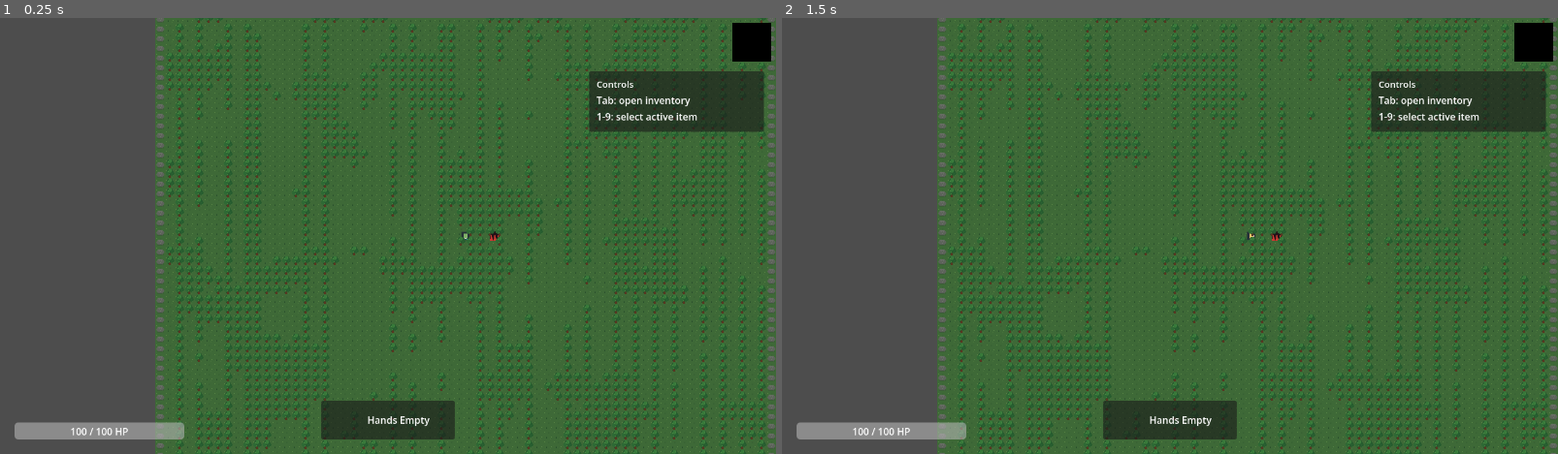
Above: before the commit, frames 1-2 (left to right).
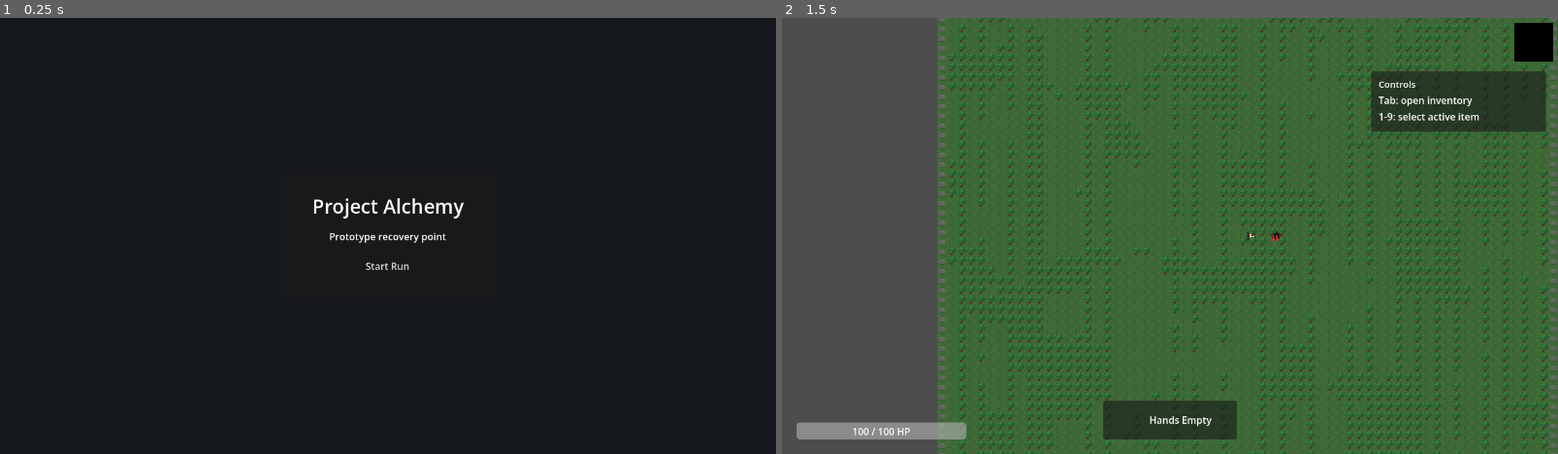
Above: after the commit, the same moments.

Repository: Maddiplomat/Project-alchemy
Game: Godot game, scene res://scenes/MainMenu.tscn
The game is run twice, just before and just after one commit, with the same random seed, the same clock (stepped at 60 frames per second) and the same inputs. Before the commit the project starts from res://scenes/World.tscn.
Inputs (mouse positions are in pixels of both pictures, inside the frame that each line leads up to):
- Up to frame 1 (0.25 s): no input
- Up to frame 2 (1.5 s): click (1170, 266) at 0.5 s, where only the run after the commit has a clickable "Start Run"; tap Enter at 1.25 s; move the mouse to (1340, 214) at 1.27 s; hold D (move_right) from 1.28 s (still down); hold E (interact) from 1.28 s (still down); click (1340, 214) at 1.42 s

The runs differ from the first frame. In frame 1, 100% of the frame differs, in the area x 0-100%, y 0-100%; in frame 2, nothing differs.

Commit message:
Add death screen and respawn flow

Diff:
--- a/project.godot
+++ b/project.godot
@@ -11,7 +11,7 @@
 [application]
 
 config/name="Project Alchemy"
-run/main_scene="res://scenes/World.tscn"
+run/main_scene="res://scenes/MainMenu.tscn"
 config/features=PackedStringArray("4.6", "Mobile")
 config/icon="res://icon.svg"
 
--- /dev/null
+++ b/scenes/MainMenu.tscn
@@ -0,0 +1,63 @@
+[gd_scene load_steps=2 format=3]
+
+[ext_resource type="Script" path="res://scripts/MainMenu.gd" id="1_main"]
+
+[node name="MainMenu" type="Control"]
+layout_mode = 3
+anchors_preset = 15
+anchor_right = 1.0
+anchor_bottom = 1.0
+grow_horizontal = 2
+grow_vertical = 2
+script = ExtResource("1_main")
+
+[node name="Background" type="ColorRect" parent="."]
+layout_mode = 1
+anchors_preset = 15
+anchor_right = 1.0
+anchor_bottom = 1.0
+grow_horizontal = 2
+grow_vertical = 2
+color = Color(0.0784314, 0.0941176, 0.113725, 1)
+
+[node name="CenterContainer" type="CenterContainer" parent="."]
+layout_mode = 1
+anchors_preset = 15
+anchor_right = 1.0
+anchor_bottom = 1.0
+grow_horizontal = 2
+grow_vertical = 2
+
+[node name="Panel" type="Panel" parent="CenterContainer"]
+custom_minimum_size = Vector2(360, 220)
+layout_mode = 2
+
+[node name="VBoxContainer" type="VBoxContainer" parent="CenterContainer/Panel"]
+layout_mode = 1
+anchors_preset = 8
+anchor_left = 0.5
+anchor_top = 0.5
+anchor_right = 0.5
+anchor_bottom = 0.5
+offset_left = -128.0
+offset_top = -76.0
+offset_right = 128.0
+offset_bottom = 76.0
+theme_override_constants/separation = 16
+alignment = 1
+
+[node name="Title" type="Label" parent="CenterContainer/Panel/VBoxContainer"]
+layout_mode = 2
+theme_override_font_sizes/font_size = 32
+text = "Project Alchemy"
+horizontal_alignment = 1
+
+[node name="Subtitle" type="Label" parent="CenterContainer/Panel/VBoxContainer"]
+layout_mode = 2
+text = "Prototype recovery point"
+horizontal_alignment = 1
+
+[node name="StartButton" type="Button" parent="CenterContainer/Panel/VBoxContainer"]
+custom_minimum_size = Vector2(0, 44)
+layout_mode = 2
+text = "Start Run"
--- a/scenes/UI/HUD.tscn
+++ b/scenes/UI/HUD.tscn
@@ -91,3 +91,78 @@
 size_flags_vertical = 4
 vertical_alignment = 1
 text = "Hands Empty"
+
+[node name="DeathOverlay" type="Panel" parent="."]
+visible = false
+modulate = Color(1, 1, 1, 0)
+anchors_preset = 15
+anchor_right = 1.0
+anchor_bottom = 1.0
+offset_left = 0.0
+offset_top = 0.0
+offset_right = 0.0
+offset_bottom = 0.0
+mouse_filter = 1
+z_index = 30
+
+[node name="OverlayTint" type="ColorRect" parent="DeathOverlay"]
+layout_mode = 1
+anchors_preset = 15
+anchor_right = 1.0
+anchor_bottom = 1.0
+offset_left = 0.0
+offset_top = 0.0
+offset_right = 0.0
+offset_bottom = 0.0
+mouse_filter = 2
+color = Color(0.05, 0.03, 0.04, 0.84)
+
+[node name="CenterContainer" type="CenterContainer" parent="DeathOverlay"]
+layout_mode = 1
+anchors_preset = 15
+anchor_right = 1.0
+anchor_bottom = 1.0
+offset_left = 0.0
+offset_top = 0.0
+offset_right = 0.0
+offset_bottom = 0.0
+
+[node name="DialogPanel" type="Panel" parent="DeathOverlay/CenterContainer"]
+custom_minimum_size = Vector2(320, 220)
+layout_mode = 2
+
+[node name="VBoxContainer" type="VBoxContainer" parent="DeathOverlay/CenterContainer/DialogPanel"]
+layout_mode = 1
+anchors_preset = 8
+anchor_left = 0.5
+anchor_top = 0.5
+anchor_right = 0.5
+anchor_bottom = 0.5
+offset_left = -108.0
+offset_top = -74.0
+offset_right = 108.0
+offset_bottom = 74.0
+theme_override_constants/separation = 14
+alignment = 1
+
+[node name="Title" type="Label" parent="DeathOverlay/CenterContainer/DialogPanel/VBoxContainer"]
+layout_mode = 2
+theme_override_font_sizes/font_size = 30
+text = "You died"
+horizontal_alignment = 1
+
+[node name="Body" type="Label" parent="DeathOverlay/CenterContainer/DialogPanel/VBoxContainer"]
+layout_mode = 2
+text = "Failure state is live. Reset before the chemistry chain gets meaner."
+horizontal_alignment = 1
+autowrap_mode = 3
+
+[node name="RetryButton" type="Button" parent="DeathOverlay/CenterContainer/DialogPanel/VBoxContainer"]
+custom_minimum_size = Vector2(0, 42)
+layout_mode = 2
+text = "Retry"
+
+[node name="QuitButton" type="Button" parent="DeathOverlay/CenterContainer/DialogPanel/VBoxContainer"]
+custom_minimum_size = Vector2(0, 42)
+layout_mode = 2
+text = "Quit"
--- a/scripts/HUD.gd
+++ b/scripts/HUD.gd
@@ -1,26 +1,38 @@
 extends CanvasLayer
+
+const WORLD_SCENE_PATH := "res://scenes/World.tscn"
+const MAIN_MENU_SCENE_PATH := "res://scenes/MainMenu.tscn"
+const DEATH_OVERLAY_FADE_SECONDS := 1.0
 
 @onready var health_bar: ProgressBar = $HealthBar
 @onready var health_label: Label = $HealthBar/HealthLabel
 @onready var held_item_icon: TextureRect = $HeldItemContainer/HBoxContainer/ActiveItemIcon
 @onready var held_item_label: Label = $HeldItemContainer/HBoxContainer/ActiveItemLabel
 @onready var carry_vignette: ColorRect = $CarryVignette
+@onready var death_overlay: Panel = $DeathOverlay
+@onready var retry_button: Button = $DeathOverlay/CenterContainer/DialogPanel/VBoxContainer/RetryButton
+@onready var quit_button: Button = $DeathOverlay/CenterContainer/DialogPanel/VBoxContainer/QuitButton
 
 const CARRY_VIGNETTE_MAX_ALPHA := 0.35
 const CARRY_VIGNETTE_START_RATIO := 0.9
 const CARRY_VIGNETTE_END_RATIO := 1.0
 
 var _placeholder_textures := {}
+var _death_overlay_tween: Tween = null
 
 func _ready() -> void:
 	GameManager.player_health_changed.connect(_update_health)
+	GameManager.player_died.connect(_show_death_overlay)
 	InventoryManager.inventory_changed.connect(_refresh_held_item)
 	InventoryManager.held_item_changed.connect(_on_held_item_changed)
 	InventoryManager.weight_changed.connect(_on_weight_changed)
+	retry_button.pressed.connect(_on_retry_button_pressed)
+	quit_button.pressed.connect(_on_quit_button_pressed)
 
 	_update_health(GameManager.player_health, GameManager.max_player_health)
 	_refresh_held_item()
 	_on_weight_changed(InventoryManager.total_weight, InventoryManager.carry_capacity)
+	_hide_death_overlay()
 
 func _update_health(current_health: int, max_health: int) -> void:
 	health_bar.max_value = max_health
@@ -56,6 +68,41 @@
 
 	carry_vignette.color.a = overlay_alpha
 
+
+func _show_death_overlay() -> void:
+	if _death_overlay_tween != null:
+		_death_overlay_tween.kill()
+
+	death_overlay.visible = true
+	death_overlay.modulate.a = 0.0
+	retry_button.disabled = true
+	quit_button.disabled = true
+	_death_overlay_tween = create_tween()
+	_death_overlay_tween.tween_property(death_overlay, "modulate:a", 1.0, DEATH_OVERLAY_FADE_SECONDS)
+	_death_overlay_tween.finished.connect(_on_death_overlay_fade_finished)
+
+
+func _hide_death_overlay() -> void:
+	death_overlay.visible = false
+	death_overlay.modulate.a = 0.0
+	retry_button.disabled = false
+	quit_button.disabled = false
+
+
+func _on_death_overlay_fade_finished() -> void:
+	retry_button.disabled = false
+	quit_button.disabled = false
+
+
+func _on_retry_button_pressed() -> void:
+	GameManager.start_new_game()
+	get_tree().change_scene_to_file(WORLD_SCENE_PATH)
+
+
+func _on_quit_button_pressed() -> void:
+	GameManager.set_game_state(GameManager.GameState.MAIN_MENU)
+	get_tree().change_scene_to_file(MAIN_MENU_SCENE_PATH)
+
 func _get_item_color(item_id: String) -> Color:
 	match item_id:
 		"wood":
--- a/scripts/HealthSystem.gd
+++ b/scripts/HealthSystem.gd
@@ -27,6 +27,11 @@
 	current_health = clampi(current_health, 0, max_health)
 	GameManager.bind_player_health_system(self)
 	_emit_state()
+
+
+func _exit_tree() -> void:
+	if GameManager.player_health_system == self:
+		GameManager.bind_player_health_system(null)
 
 
 func take_damage(amount: int, type: StringName = DAMAGE_TYPE_PHYSICAL) -> void:
--- /dev/null
+++ b/scripts/MainMenu.gd
@@ -0,0 +1,15 @@
+extends Control
+
+const WORLD_SCENE_PATH := "res://scenes/World.tscn"
+
+@onready var start_button: Button = $CenterContainer/Panel/VBoxContainer/StartButton
+
+
+func _ready() -> void:
+	GameManager.set_game_state(GameManager.GameState.MAIN_MENU)
+	start_button.pressed.connect(_on_start_button_pressed)
+
+
+func _on_start_button_pressed() -> void:
+	GameManager.start_new_game()
+	get_tree().change_scene_to_file(WORLD_SCENE_PATH)
Not shown, added: scripts/MainMenu.gd.uid
